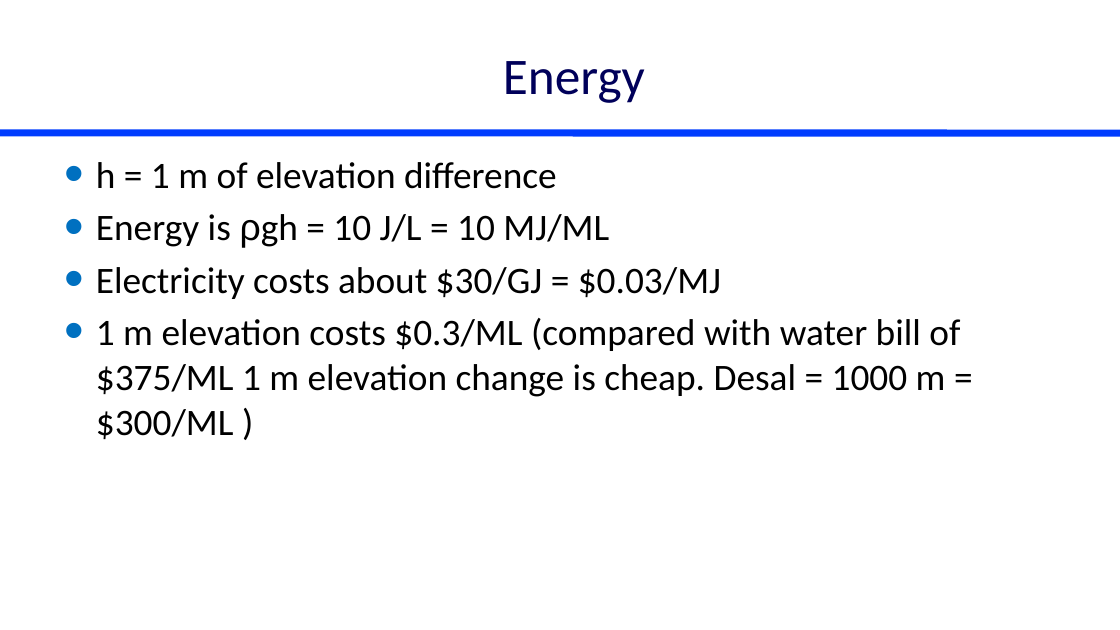
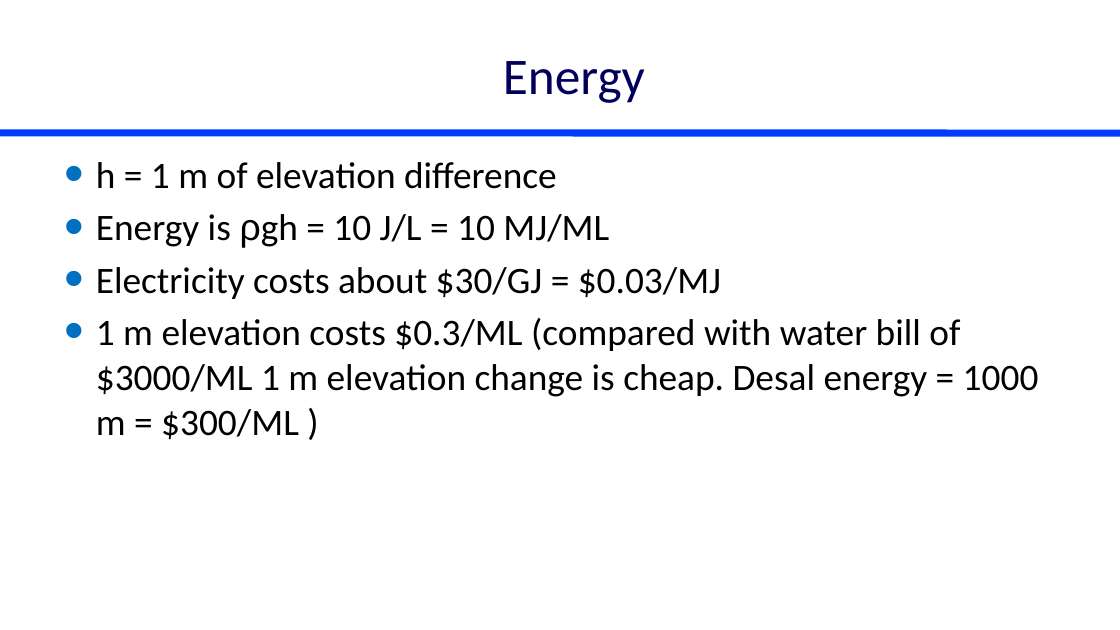
Before and after one commit to monroews/CEE4590, a slide deck: slide 4 of Lectures/Arsenic.pptx. Drawn at 1120x630 pixels with LibreOffice and Linux fonts; fonts in the diff are those of the drawing. Boxes give left, top, right and bottom in pixels: in the first picture for what was removed or moved away, otherwise in the second. Text is boxed around its words. In the diff, an @@ line names an element or a change of style, - is before the commit and + after.

```diff
--- a/Lectures/Arsenic.pptx
+++ b/Lectures/Arsenic.pptx
@@ text at (96,318,1039,439): text changed @@
-• 1 m elevation costs $0.3/ML (compared with water bill of $375/ML 1 m elevation change is cheap. Desal = 1000 m = $300/ML )
+• 1 m elevation costs $0.3/ML (compared with water bill of $3000/ML 1 m elevation change is cheap. Desal energy = 1000 m = $300/ML )
```
Also in this commit, not shown: 1 other slide changed.
